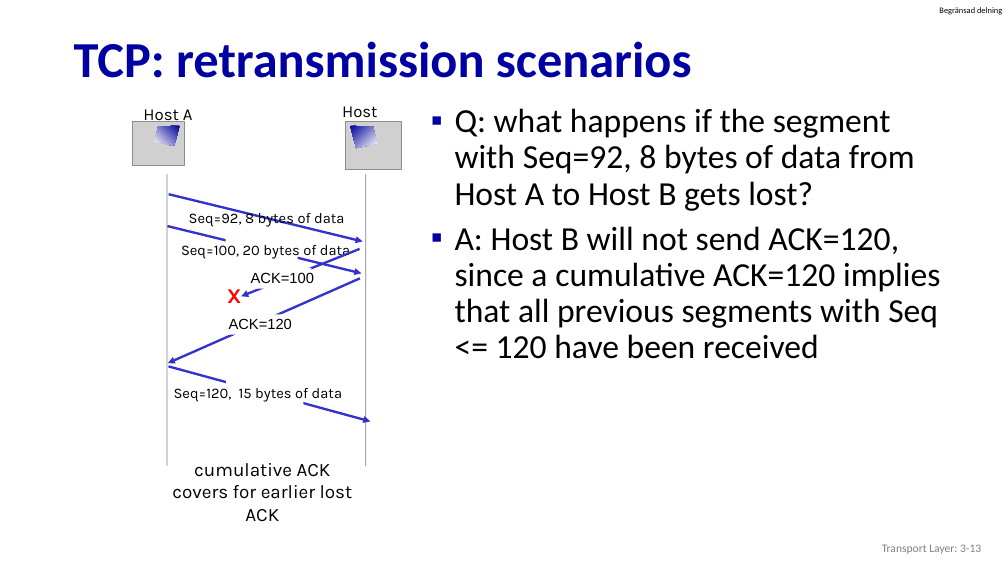
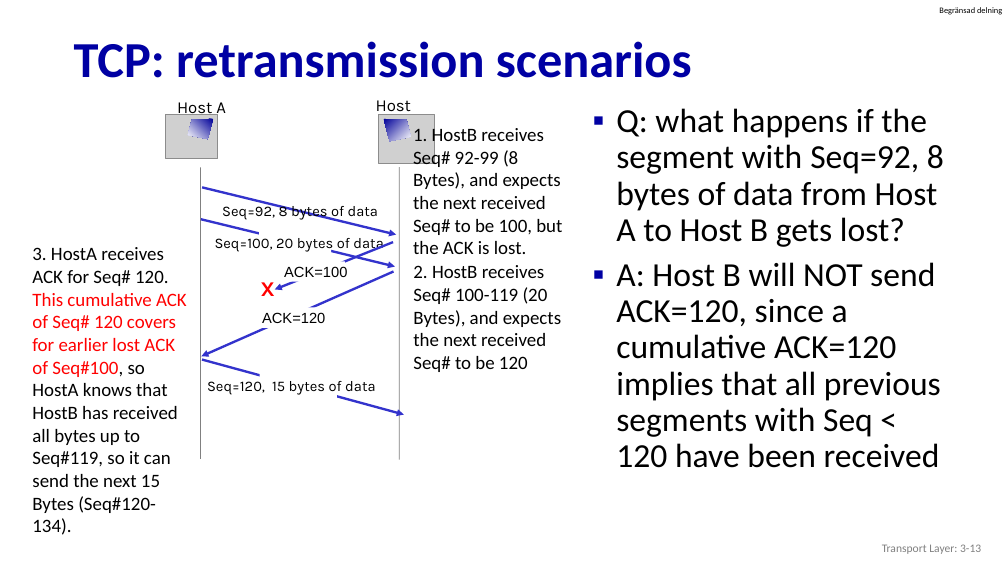
Before and after one commit to guhofstra/CSC175, a slide deck: slide 13 of PPTs/3.5 TCP.pptx. Drawn at 1008x567 pixels with LibreOffice and Linux fonts; fonts in the diff are those of the drawing; grey boxes stand for pictures. Boxes give left, top, right and bottom in pixels: in the first picture for what was removed or moved away, otherwise in the second. Text is boxed around its words. In the diff, an @@ line names an element or a change of style, - is before the commit and + after.

```diff
--- a/PPTs/3.5 TCP.pptx
+++ b/PPTs/3.5 TCP.pptx
@@ text "Q: what happens if the ...": place and size @@
-text "Q: what happens if the ..." at [455,108,940,359]
+text "Q: what happens if the ..." at [616,108,944,468]
@@ text added at [413,126,562,254], 18 pt, text #000000 @@
+1. HostB receives Seq# 92-99 (8 Bytes), and expects the next received Seq# to be 100, but the ACK is lost.
@@ line moved from (167, 175) - (167, 466) to (200, 167) - (200, 459) @@
@@ text added at [32,247,187,535], 18 pt, text #000000 @@
+3. HostA receives ACK for Seq# 120. This cumulative ACK of Seq# 120 covers for earlier lost ACK of Seq#100, so HostA knows that HostB has received all bytes up to Seq#119, so it can send the next 15 Bytes (Seq#120-134).
@@ text added at [413,265,561,372], 18 pt, text #000000 @@
+2. HostB receives Seq# 100-119 (20 Bytes), and expects the next received Seq# to be 120
@@ text at [616,262,941,468]: text changed @@
-▪ A: Host B will not send ACK=120, since a cumulative ACK=120 implies that all previous segments with Seq <= 120 have been received
+▪ A: Host B will NOT send ACK=120, since a cumulative ACK=120 implies that all previous segments with Seq < 120 have been received
@@ 8 texts, 5 arrows, 5 rectangles, 2 pictures, 2 freeform shapes, 1 line: place and size @@
-8 texts, 5 arrows, 5 rectangles, 2 pictures, 2 freeform shapes, 1 line at [132,106,402,467]
+8 texts, 5 arrows, 5 rectangles, 2 pictures, 2 freeform shapes, 1 line at [166,100,435,460]
@@ text removed at [172,463,353,522] @@
-cumulative ACK covers for earlier lost ACK
```
Also in this commit, not shown: 2 other slides changed, 1 other file.
